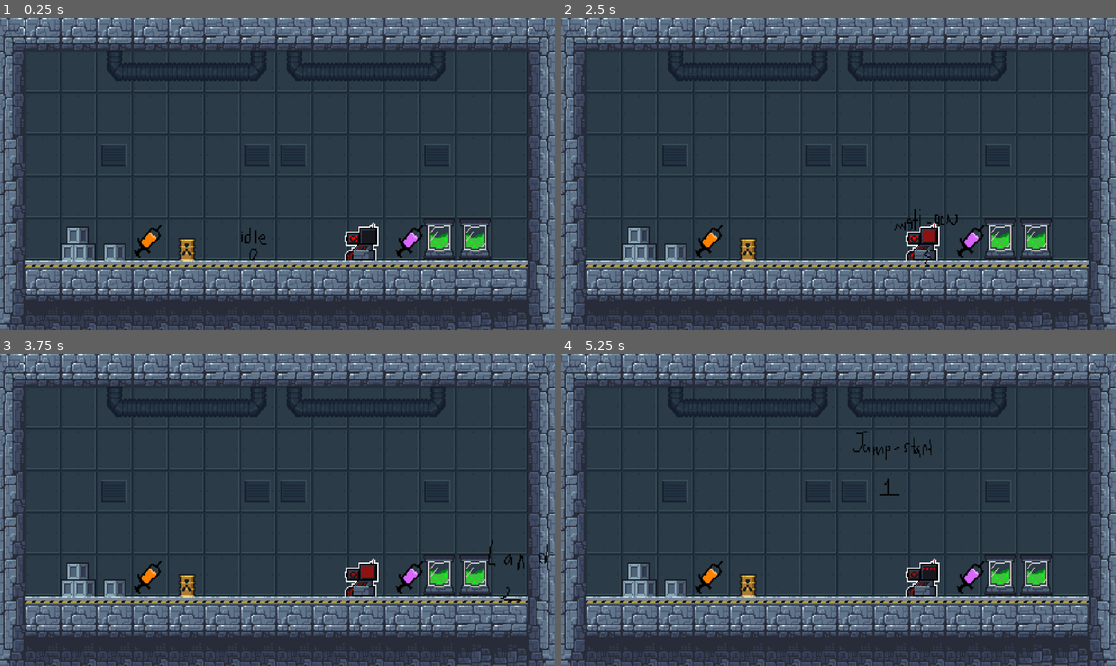
Above: before the commit, frames 1-4 (two rows, left to right).
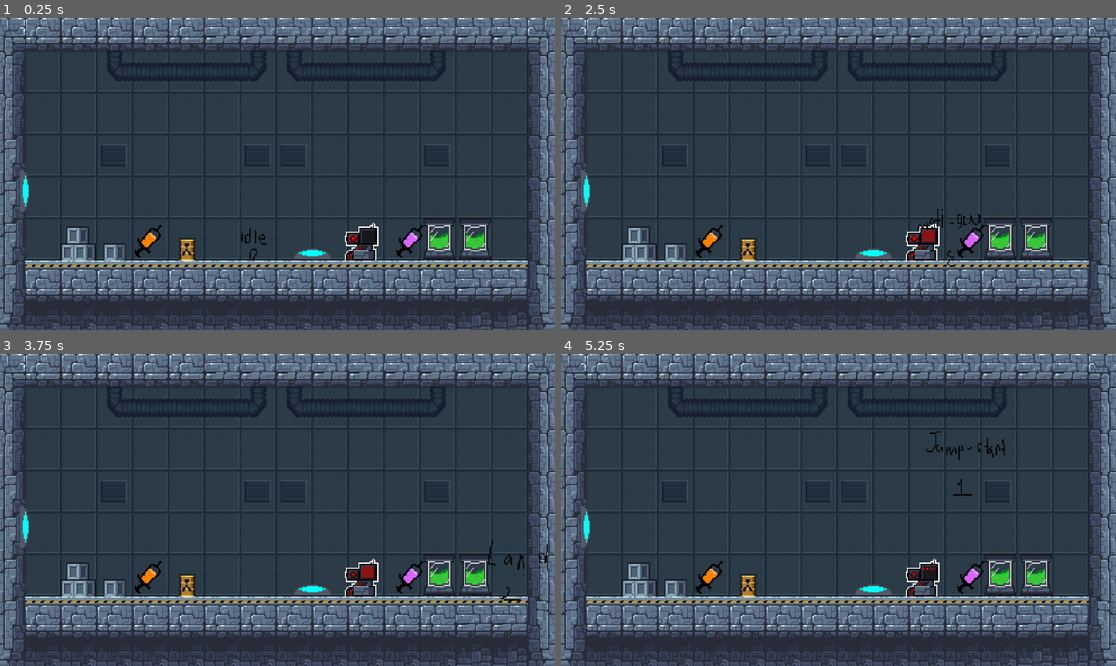
Above: after the commit, the same moments.

Repository: CAHSI-Game-Studios/OutbreakJam
Game: Godot game, scene res://Rooms/room1.tscn
Two runs of this game, one before a commit and one after it. Both use one fixed random seed, a clock stepped at 60 frames per second and the inputs below.
Inputs:
- Up to frame 1 (0.25 s): no input
- Up to frame 2 (2.5 s): tap Enter at 0.5 s; hold D (right) 0.53-2.03 s; tap Space (jump) at 0.6, 0.77, 1.07, 1.52, 1.55, 1.82, 2.3 s; tap Shift (run) at 1.35 s; hold A (left) from 2.03 s (still down); tap E (use_item) at 2.1 s
- Up to frame 3 (3.75 s): release A (left) at 2.78 s; hold D (right) from 2.78 s (still down); tap Space (jump) at 2.85, 3.02, 3.32 s; hold Shift (run) from 3.53 s (still down)
- Up to frame 4 (5.25 s): tap Space (jump) at 3.77, 3.8, 4.07, 4.52, 4.55, 4.82, 5.1 s; release D (right) at 4.28 s; release Shift (run) at 4.28 s; hold A (left) 4.28-5.03 s; tap E (use_item) at 4.35 s; hold D (right) from 5.03 s (still down)

The runs differ from the first frame. In frame 1, 0.3% of the frame differs, in the area x 3-60%, y 48-78%; in frame 2, 0.6%; in frame 3, 0.3%; in frame 4, 0.7%, in the area x 3-80%, y 24-78%.

Commit message:
Implemented jumpPad

Diff:
--- /dev/null
+++ b/Objects/jump_pad.tscn
@@ -0,0 +1,59 @@
+[gd_scene load_steps=9 format=3 uid="uid://b8k8iwkncvfxs"]
+
+[ext_resource type="Script" uid="uid://cexv4n5c8fh1p" path="res://Scripts/Objects/jump_pad.gd" id="1_sad0b"]
+[ext_resource type="Texture2D" uid="uid://c8gjfkrkorpc7" path="res://Assets/Objects/Jumpad.png" id="2_j2rsa"]
+
+[sub_resource type="AtlasTexture" id="AtlasTexture_aoh1v"]
+atlas = ExtResource("2_j2rsa")
+region = Rect2(0, 0, 32, 32)
+
+[sub_resource type="AtlasTexture" id="AtlasTexture_l4qws"]
+atlas = ExtResource("2_j2rsa")
+region = Rect2(32, 0, 32, 32)
+
+[sub_resource type="AtlasTexture" id="AtlasTexture_ptcwl"]
+atlas = ExtResource("2_j2rsa")
+region = Rect2(64, 0, 32, 32)
+
+[sub_resource type="AtlasTexture" id="AtlasTexture_jgper"]
+atlas = ExtResource("2_j2rsa")
+region = Rect2(96, 0, 32, 32)
+
+[sub_resource type="SpriteFrames" id="SpriteFrames_7qaqj"]
+animations = [{
+"frames": [{
+"duration": 1.0,
+"texture": SubResource("AtlasTexture_aoh1v")
+}, {
+"duration": 1.0,
+"texture": SubResource("AtlasTexture_l4qws")
+}, {
+"duration": 1.0,
+"texture": SubResource("AtlasTexture_ptcwl")
+}, {
+"duration": 1.0,
+"texture": SubResource("AtlasTexture_jgper")
+}],
+"loop": true,
+"name": &"default",
+"speed": 1.0
+}]
+
+[sub_resource type="RectangleShape2D" id="RectangleShape2D_t01h8"]
+size = Vector2(7.5, 18)
+
+[node name="JumpPad" type="Node2D"]
+script = ExtResource("1_sad0b")
+
+[node name="AnimatedSprite2D" type="AnimatedSprite2D" parent="."]
+rotation = 1.5708
+sprite_frames = SubResource("SpriteFrames_7qaqj")
+metadata/_edit_lock_ = true
+
+[node name="Area2D" type="Area2D" parent="."]
+
+[node name="CollisionShape2D" type="CollisionShape2D" parent="Area2D"]
+position = Vector2(-12.75, 0)
+shape = SubResource("RectangleShape2D_t01h8")
+
+[connection signal="body_entered" from="Area2D" to="." method="_on_area_2d_body_entered"]
--- a/Objects/player.tscn
+++ b/Objects/player.tscn
@@ -562,8 +562,8 @@
 graph_offset = Vector2(-52, 43.8989)
 
 [node name="Player" type="CharacterBody2D"]
-collision_layer = 16
-collision_mask = 16
+collision_layer = 17
+collision_mask = 17
 script = ExtResource("1_k6cil")
 
 [node name="CollisionShape2D" type="CollisionShape2D" parent="."]
--- a/Rooms/room1.tscn
+++ b/Rooms/room1.tscn
@@ -7,6 +7,7 @@
 [ext_resource type="PackedScene" uid="uid://cfkq0jo86lkhh" path="res://Objects/Stims/Stim.tscn" id="5_f8sis"]
 [ext_resource type="Resource" uid="uid://d4dhw4wq7s5uv" path="res://Objects/Stims/dashStim.tres" id="6_aojjf"]
 [ext_resource type="Resource" uid="uid://bcm58g23388qj" path="res://Objects/Stims/floatStim.tres" id="7_aojjf"]
+[ext_resource type="PackedScene" uid="uid://b8k8iwkncvfxs" path="res://Objects/jump_pad.tscn" id="8_owp4m"]
 
 [node name="Room1" type="Node2D"]
 
@@ -35,3 +36,10 @@
 [node name="floatStim" parent="." instance=ExtResource("5_f8sis")]
 position = Vector2(343, -14)
 StimStype = ExtResource("7_aojjf")
+
+[node name="JumpPad" parent="." instance=ExtResource("8_owp4m")]
+position = Vector2(256, -17)
+rotation = 4.71239
+
+[node name="JumpPad2" parent="." instance=ExtResource("8_owp4m")]
+position = Vector2(12, -53)
--- /dev/null
+++ b/Scripts/Objects/jump_pad.gd
@@ -0,0 +1,11 @@
+extends Node2D
+#author Yadziel
+@onready var force = 500
+
+func _on_area_2d_body_entered(body: Player) -> void:
+	print("me cago en luma")
+	print(rotation_degrees)
+	print("y " + str(sin(rotation)*force))
+	print("x " + str(cos(rotation)*force))
+	var new_v = Vector2(cos(rotation)*force,sin(rotation)*force)
+	body.velocity += new_v
--- a/Scripts/Objects/playerScript.gd
+++ b/Scripts/Objects/playerScript.gd
@@ -1,5 +1,5 @@
 extends CharacterBody2D
-
+class_name Player
 @onready var animation_tree: AnimationTree = $AnimationTree
 @export var maxDecay : int = 100
 
Binary file added: Assets/Objects/Jumpad.png
Not shown, added: Assets/Objects/Jumpad.png.import
Not shown: 1 places in Rooms/room1.tscn that only renumber resources
Not shown, added: Scripts/Objects/jump_pad.gd.uid
